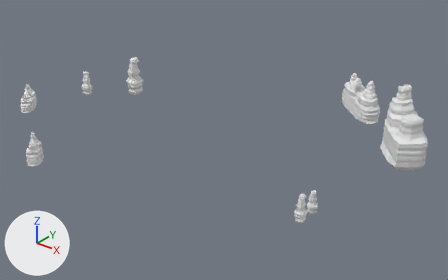
An edit to the glTF model src/assets/models/chimneys.gltf, drawn before and after from the same camera.
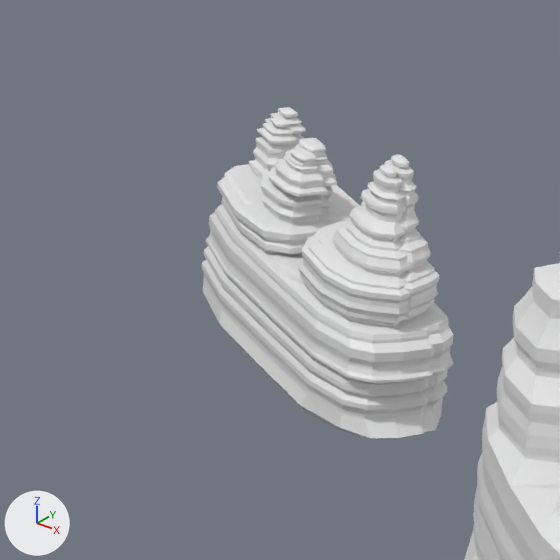
The first picture shows the older version from a 50 mm lens placed at (489.0, -478.0, 347.0), pointed at (20.0, 108.0, -17.0). The close-ups show both versions on the part from 69% to 88% of the width and 20% to 51% of the height of that picture; other places that the commit changed are outside them. Lighting does not change. The marker at lower left points along +X, +Y and +Z. Where no turn or scale is listed for an object, it has been applied to the vertices.
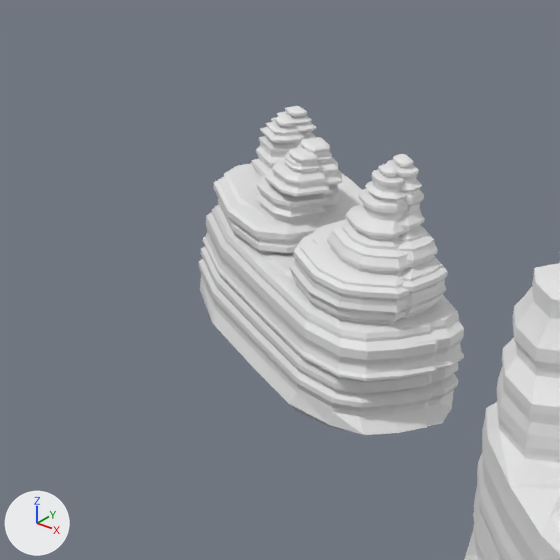
Where the change shows, as pixel boxes [x1, y1, x2, y2] in the close-ups (560 x 560 px):
'Cube.005', moved, turned, rescaled (not visible before): after [199, 116, 437, 435]
'Cube.009', moved, turned, rescaled (not visible afterwards): before [202, 117, 435, 438]
'Cube.004', moved, turned, rescaled (not visible before): after [224, 106, 464, 426]
'Cube.008', deleted: before [218, 107, 454, 432]

Edits to the bpy script that builds the scene:
```text
Change ob_cube_004:
    add ob_cube_004.parent = ob_group3_002
    ob_cube_004.location: (-101.6, -104.3, 0.0) -> (-0.0316, -0.0651, -0.954)
    ob_cube_004.rotation_euler: (0.0, 0.0, -0.745) -> (0.0, 0.0, 0.0529)  # degrees (0, 0, -43) -> degrees (0, 0, 3)
    ob_cube_004.scale: (16.7, 7.45, 1.84) -> (1.05, 0.719, 0.122)
Change ob_cube_005:
    add ob_cube_005.parent = ob_group3_002
    ob_cube_005.location: (-100.9, -102.4, 0.0) -> (-0.0835, 0.107, -0.954)
    ob_cube_005.rotation_euler: (0.0, 0.0, -0.745) -> (0.0, 0.0, 0.0529)  # degrees (0, 0, -43) -> degrees (0, 0, 3)
    ob_cube_005.scale: (16.3, 7.28, 1.8) -> (1.02, 0.702, 0.119)
Remove ob_cube_008:
    ob_cube_008 = bpy.data.objects.new('Cube.008', me_cube_008)
    ob_cube_008.location = (122.0, 296.6, -8.8)
Change ob_cube_009:
    add ob_cube_009.parent = ob_group3_001
    ob_cube_009.location: (121.8, 292.7, -8.85) -> (-0.0835, 0.107, -0.954)
    ob_cube_009.rotation_euler: (0.0, 0.0, 2.454) -> (0.0, 0.0, 0.0529)  # degrees (0, 0, 141) -> degrees (0, 0, 3)
    ob_cube_009.scale: (48.4, 12.6, 3.11) -> (1.02, 0.702, 0.119)
Add ob_group3_002:
    ob_group3_002 = bpy.data.objects.new('group3.002', None)
    ob_group3_002.location = (120.4, 298.1, 16.3)
    ob_group3_002.rotation_euler = (0.0, 0.0, 2.413)  # degrees (0, 0, 138)
    ob_group3_002.scale = (47.3, 21.9, 25.7)
Add ob_group3_001:
    ob_group3_001 = bpy.data.objects.new('group3.001', None)
    ob_group3_001.location = (-100.2, -103.9, 14.4)
    ob_group3_001.rotation_euler = (0.0, 0.0, -0.84)  # degrees (0, 0, -48)
    ob_group3_001.scale = (15.7, 11.5, 14.8)
```
